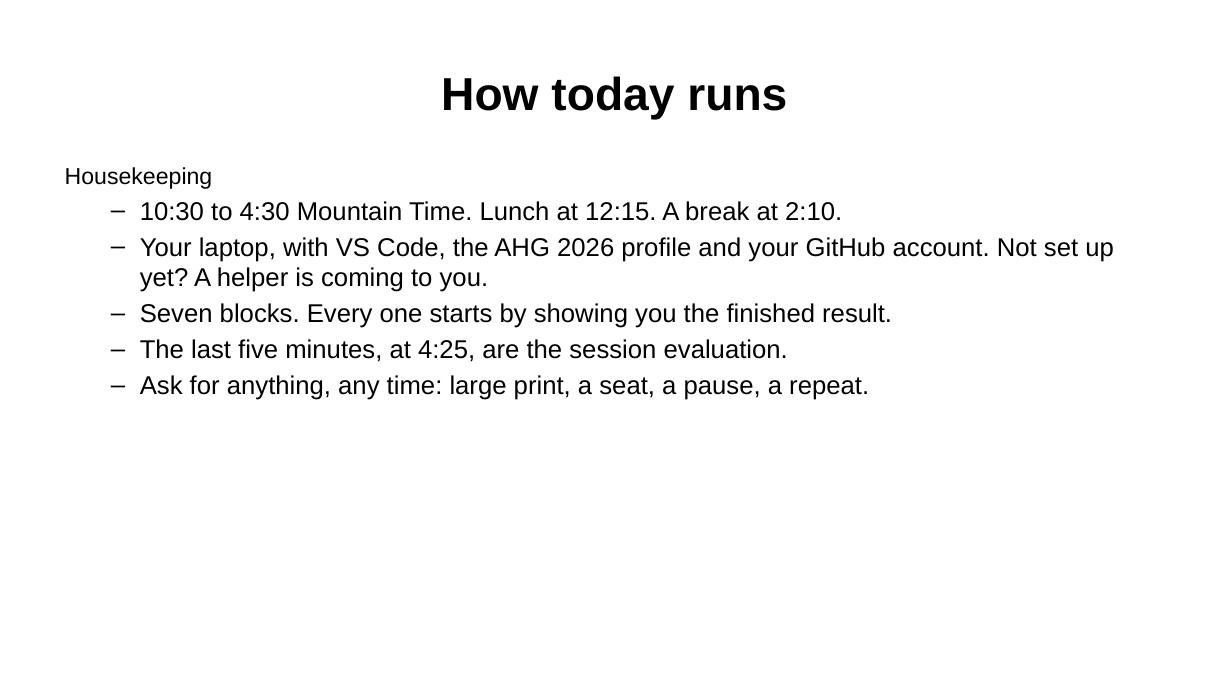
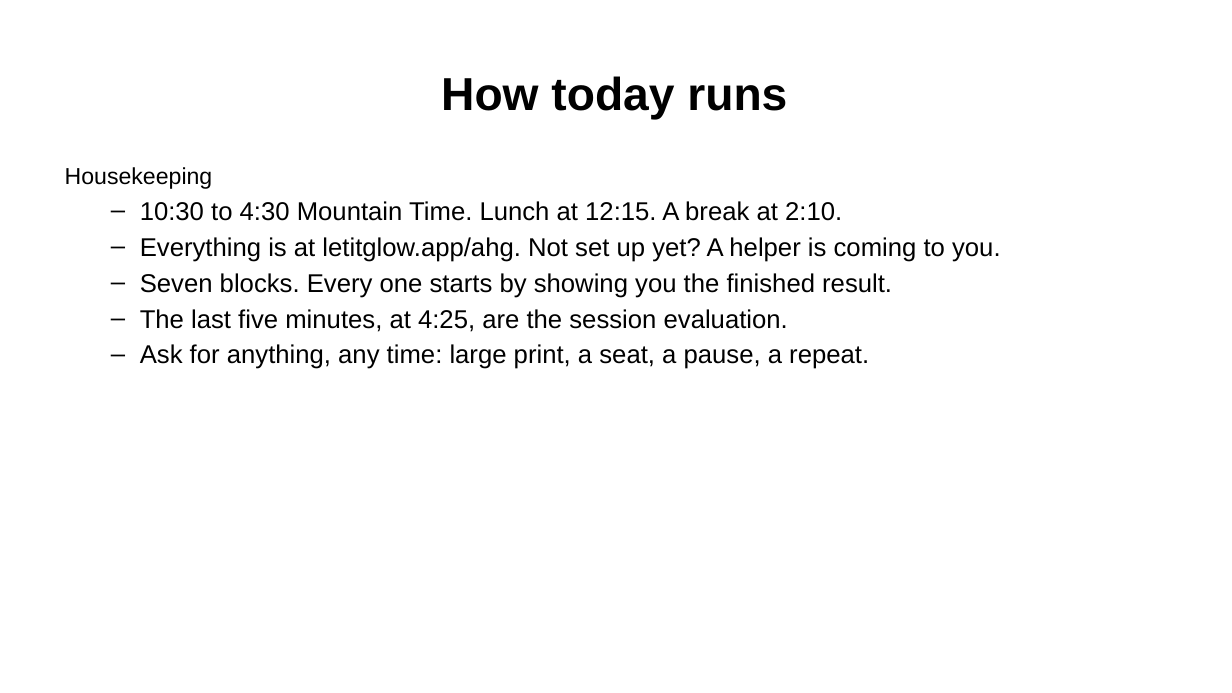
Before and after one commit to Community-Access/glow, a slide deck: slide 5 of docs/ahg-2026/slides.pptx. Drawn at 1232x693 pixels with LibreOffice and Linux fonts; fonts in the diff are those of the drawing. Boxes give left, top, right and bottom in pixels: in the first picture for what was removed or moved away, otherwise in the second. Text is boxed around its words. In the diff, an @@ line names an element or a change of style, - is before the commit and + after.

```diff
--- a/docs/ahg-2026/slides.pptx
+++ b/docs/ahg-2026/slides.pptx
@@ text at (140, 237, 1001, 262): text changed @@
-  – Your laptop, with VS Code, the AHG 2026 profile and your GitHub account. Not set up yet? A helper is coming to you.
+  – Everything is at letitglow.app/ahg. Not set up yet? A helper is coming to you.
```
Also in this commit, not shown: 5 other slides changed, 54 other files.
